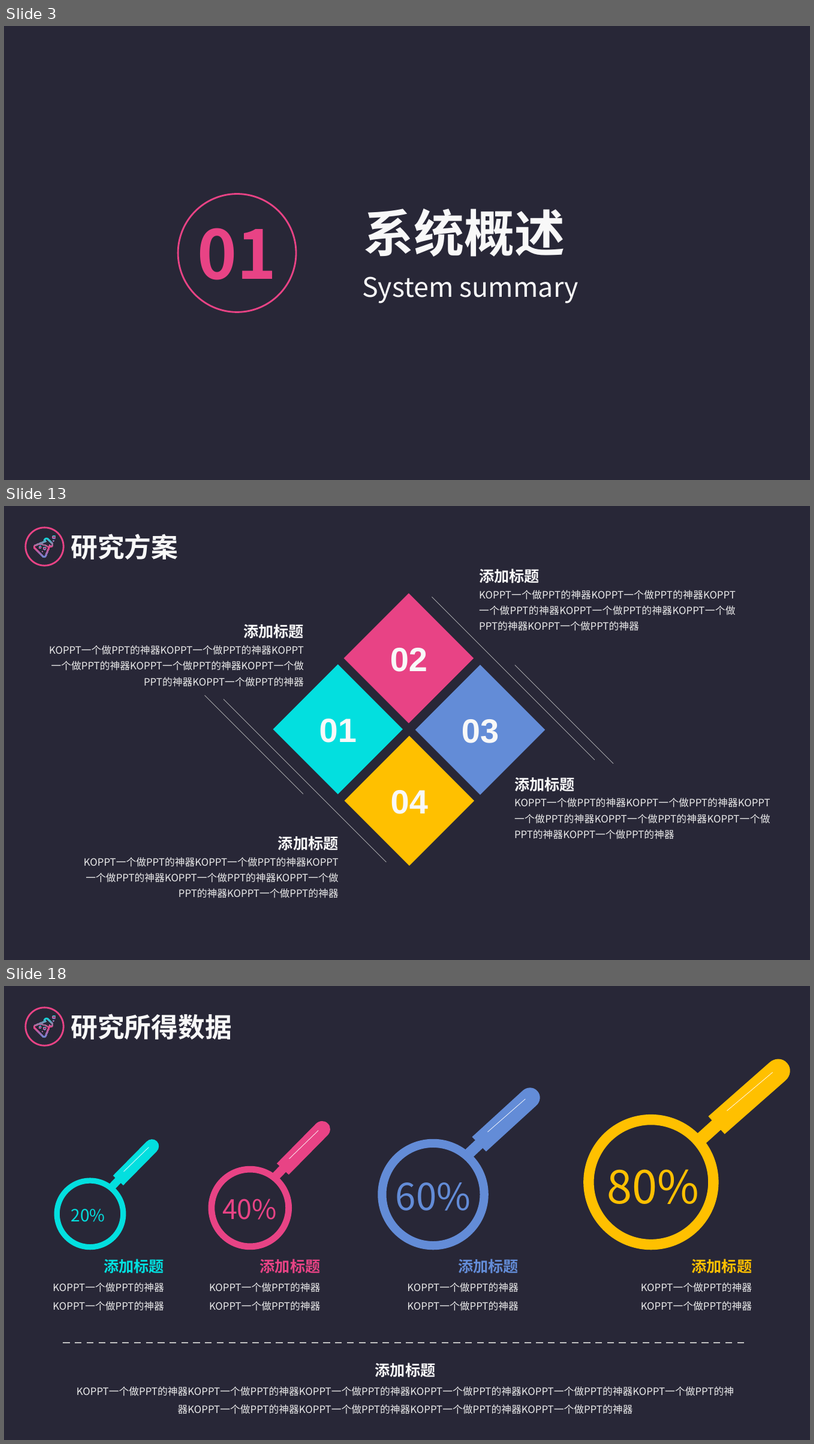
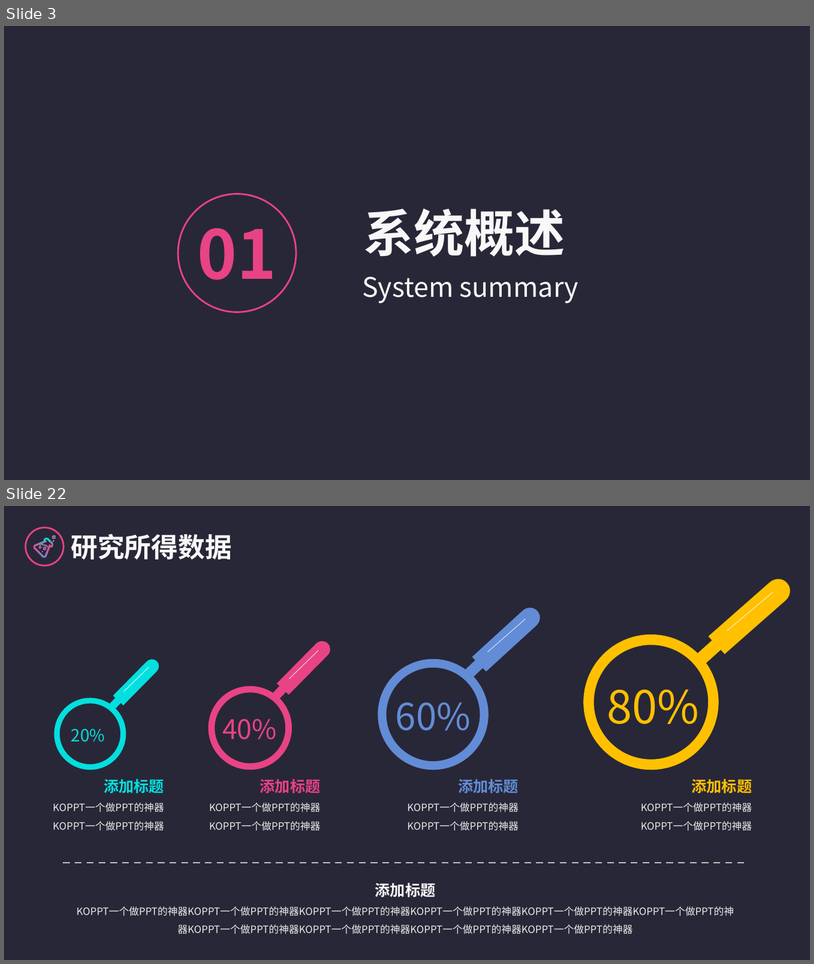
Before and after one commit to logic-basic/Graduation_Project, a slide deck: 答辩演示-党家翮.pptx. Shown one above the other, each under a label of ours: slides 3, 13 and 18 before the commit, slides 3 and 22 after it; the slides between them are not shown. The pictures are 814x1444 and 814x964 pixels, drawn with LibreOffice and Linux fonts; fonts in the diff are those of the drawing. Boxes give left, top, right and bottom in pixels: in the first picture for what was removed or moved away, otherwise in the second. Text is boxed around its words. In the diff, an @@ line names an element or a change of style, - is before the commit and + after.

```diff
--- a/答辩演示-党家翮.pptx
+++ b/答辩演示-党家翮.pptx
@@ slide 13 removed at [4,506,810,960], background #FFFFFF; not listed: 8 template elements that a slide beside it also shows @@
@@ text removed at [71,534,178,559] @@
-研究方案
@@ group removed at [205,568,614,865]: 8 texts, 4 lines, 4 rectangles @@
-01
-02
-03
-04
-添加标题
-KOPPT一个做PPT的神器KOPPT一个做PPT的神器KOPPT一个做PPT的神器KOPPT一个做PPT的神器KOPPT一个做PPT的神器KOPPT一个做PPT的神器
-添加标题
-KOPPT一个做PPT的神器KOPPT一个做PPT的神器KOPPT一个做PPT的神器KOPPT一个做PPT的神器KOPPT一个做PPT的神器KOPPT一个做PPT的神器
-添加标题
-KOPPT一个做PPT的神器KOPPT一个做PPT的神器KOPPT一个做PPT的神器KOPPT一个做PPT的神器KOPPT一个做PPT的神器KOPPT一个做PPT的神器
-添加标题
-KOPPT一个做PPT的神器KOPPT一个做PPT的神器KOPPT一个做PPT的神器KOPPT一个做PPT的神器KOPPT一个做PPT的神器KOPPT一个做PPT的神器
@@ what was slide 18 is now slide 22 @@
```
Also in this commit, not shown: 4 slides changed, 14 slides added, 10 other slides removed.
